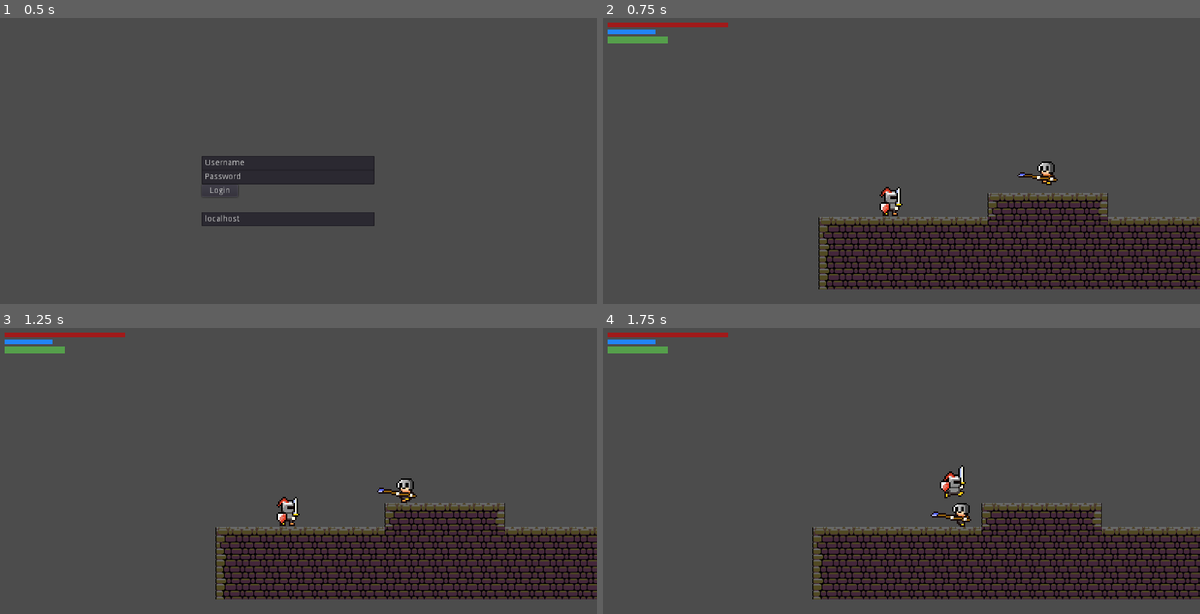
Above: before the commit, frames 1-4 (two rows, left to right).
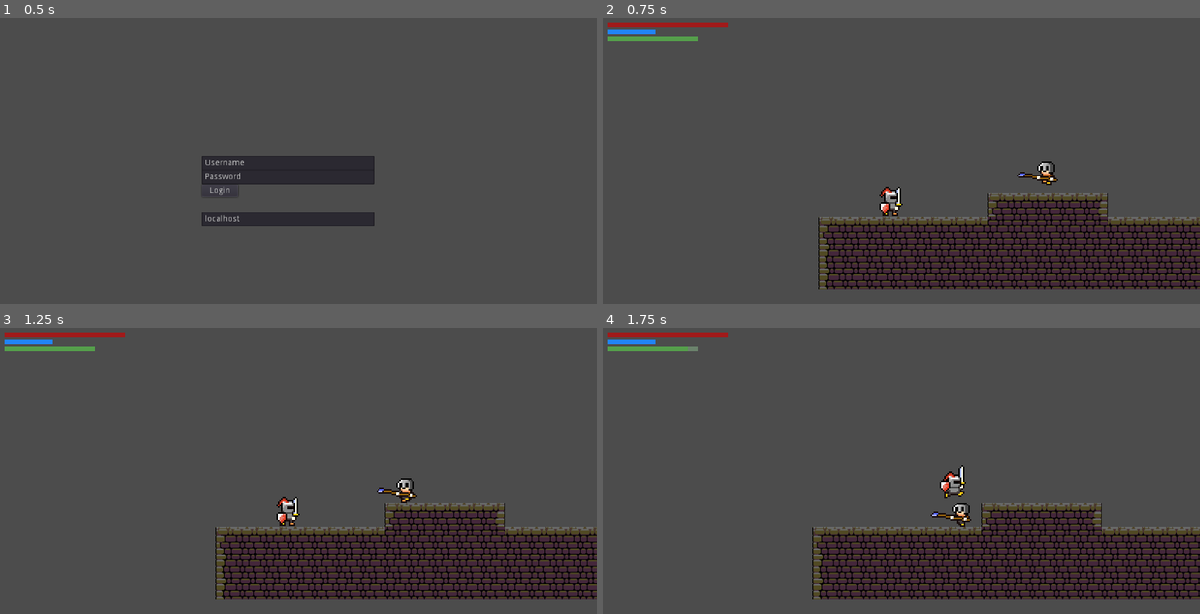
Above: after the commit, the same moments.

Repository: dim35/CEN3031-Project
Game: Godot game, scene res://screens/login_screen/login_screen.tscn
The game is run twice, just before and just after one commit, with the same random seed, the same clock (stepped at 60 frames per second) and the same inputs.
Inputs:
- Up to frame 1 (0.5 s): no input
- Up to frame 2 (0.75 s): click "Login" at 0.5 s
- Up to frame 3 (1.25 s): no input
- Up to frame 4 (1.75 s): hold D (move_right) from 1.28 s (still down); hold Space (ui_select) from 1.28 s (still down); tap Up (jump) at 1.52 s

Frame 1 is identical in both runs. In frame 2, 0.2% of the frame differs, in the area x 0-16%, y 6-9%; in frame 3, 0.2%; in frame 4, 0.2%.

Commit message:
Stamina bar update fix

Diff:
--- a/environment_scenes/World.gd
+++ b/environment_scenes/World.gd
@@ -34,8 +34,8 @@
 
 
 func update_HUD_bars():
-#	$Canvas/HUD/Stamina.max_value = $PlayerSpawner/Container.get_child(0).MAX_STAMINA
-#	$Canvas/HUD/Stamina.rect_size = Vector2($PlayerSpawner/Container.get_child(0).MAX_STAMINA, 8)
+	$Canvas/HUD/Stamina.max_value = $PlayerSpawner/Container.get_child(0).MAX_STAMINA
+	$Canvas/HUD/Stamina.rect_size = Vector2($PlayerSpawner/Container.get_child(0).MAX_STAMINA, 8)
 	update_stamina_bar()
 	$Canvas/HUD/Health.max_value = $PlayerSpawner/Container.get_child(0).MAX_HEALTH
 	$Canvas/HUD/Health.rect_size = Vector2($PlayerSpawner/Container.get_child(0).MAX_HEALTH, 8)
